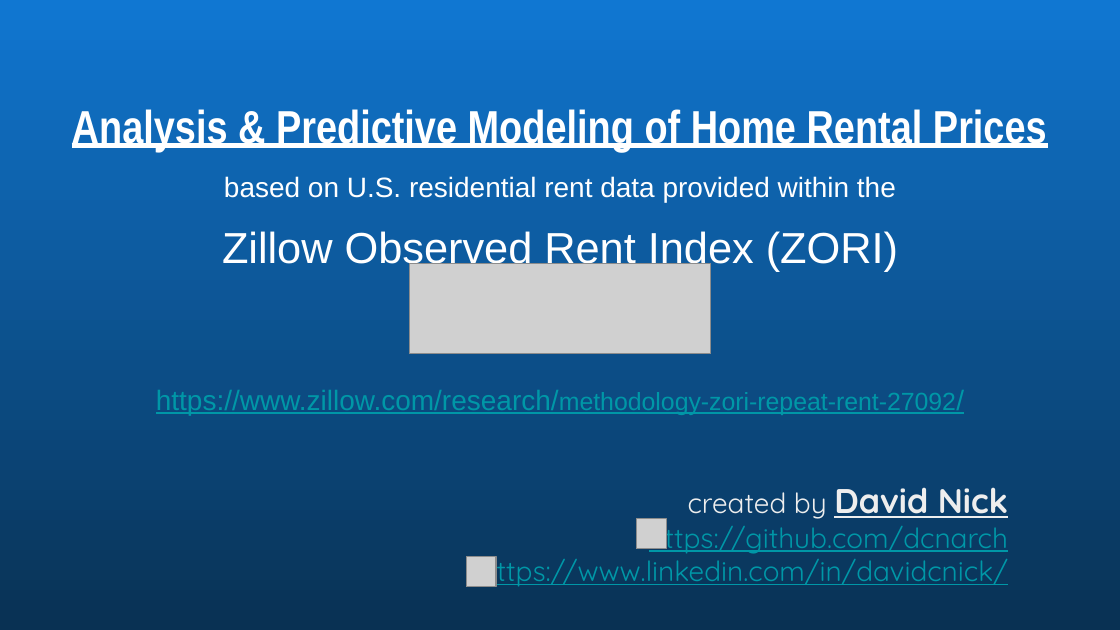
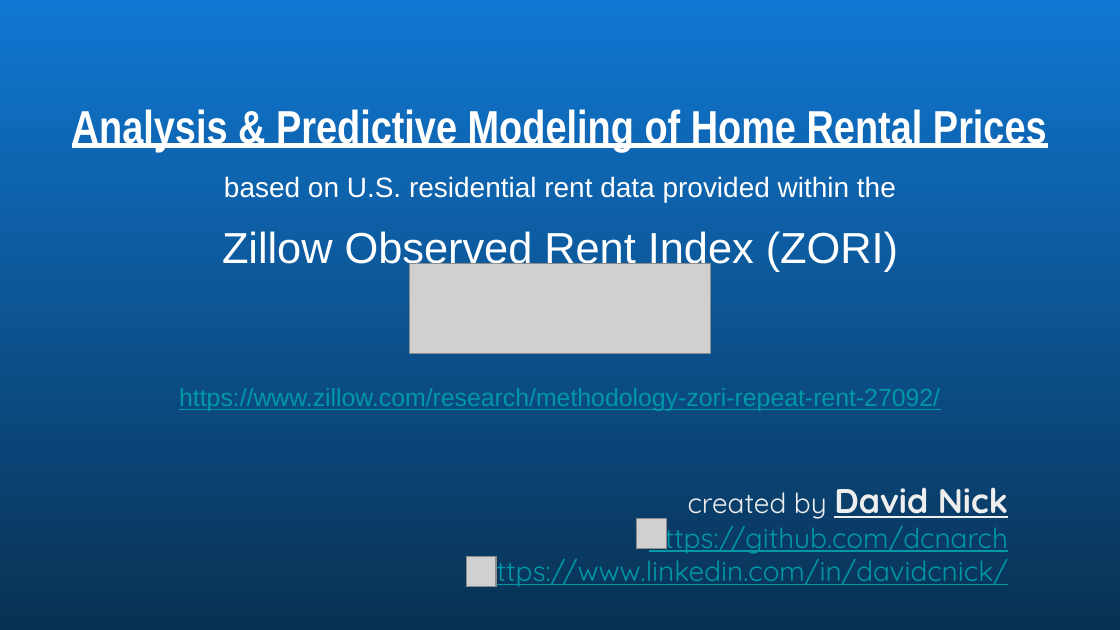
Before and after one commit to dcnarch/RentPricePredict, a slide deck: slide 1 of RentPricePresentation.pptx. Drawn at 1120x630 pixels with LibreOffice and Linux fonts; fonts in the diff are those of the drawing; grey boxes stand for pictures. Boxes give left, top, right and bottom in pixels: in the first picture for what was removed or moved away, otherwise in the second. Text is boxed around its words. In the diff, an @@ line names an element or a change of style, - is before the commit and + after.

Commit message:
Presentation Findings

```diff
--- a/RentPricePresentation.pptx
+++ b/RentPricePresentation.pptx
@@ subtitle "https://www.zillow.com/research/methodology-zori-repeat-rent ..." at (179, 388, 940, 411): size 18 to 16 pt in "https://www.zillow.com/research/methodology-zori-repeat-rent ..." @@
```
